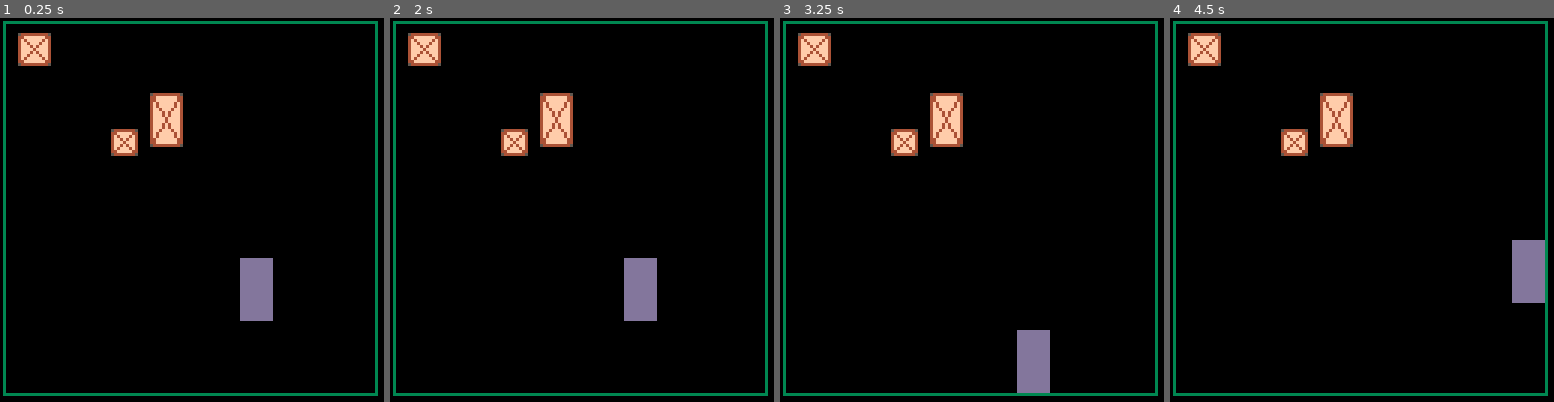
Above: before the commit, frames 1-4 (left to right).
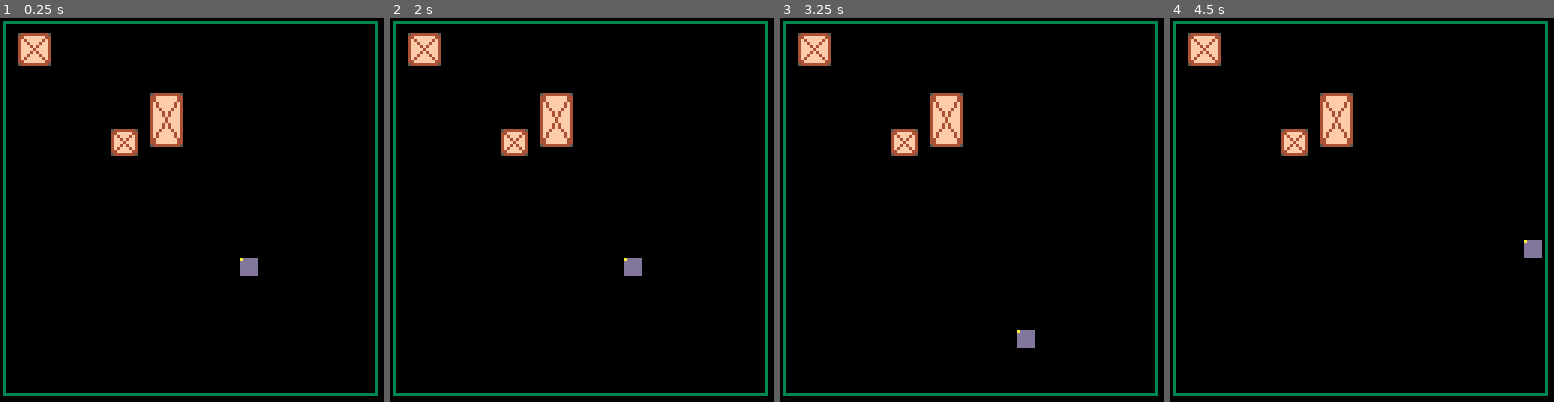
Above: after the commit, the same moments.

Repository: camerondugan/Pico8-Cartridges
Game: PICO-8 cartridge mygames/things.p8
The game is run twice, just before and just after one commit, with the same random seed, the same clock (stepped at 60 frames per second) and the same inputs.
Inputs:
- Up to frame 1 (0.25 s): no input
- Up to frame 2 (2 s): hold Left from 1.97 s (still down)
- Up to frame 3 (3.25 s): release Left at 2.37 s; hold Down 2.42-2.82 s; hold Right from 2.87 s (still down)
- Up to frame 4 (4.5 s): release Right at 3.53 s; hold Up 3.58-4.08 s; hold Right from 4.13 s (still down)

The runs differ from the first frame. In frame 1, 1.2% of the frame differs, in the area x 62-72%, y 62-79%; in frame 2, 1.2%; in frame 3, 1.2%; in frame 4, 1.2%.

Commit message:
music + attempted refactor

Diff:
--- a/mygames/things.p8
+++ b/mygames/things.p8
@@ -1,27 +1,38 @@
 pico-8 cartridge // http://www.pico-8.com
 version 32
 __lua__
---lift by cameron dugan
+--uplift by cameron dugan (^_^)
 
 function _init()
+	--dimensions
+	screen={}
+	screen.x=128
+	screen.y=128
+	topbar={}
+
 	--room state
 	boxes={{x=50,y=25,sx=10,sy=17,pushable=true},{x=6,y=5,sx=10,sy=10,pushable=true},{x=37,y=37,sx=8,sy=8,pushable=true}}
+
+	--music
+	music(0)
 
 	--player state
 	p={}
 	p.x=80
 	p.y=80
-	p.sx=10
-	p.sy=20
+	p.sx=5
+	p.sy=5
+	p.moved=false
 	speed=1 //don't change speed
 									//kinda broken
 	--timers
 	last_step=-1
 end
 
---draw
 function _draw()
 	cls()
+	--camera follow player
+	//camera(p.x-screen.x/2,p.y-screen.y/2)
 	--border
 	rect(1,1,125,125,3)
 	foreach(boxes,draw_box)
@@ -29,21 +40,8 @@
 	//foreach(boxes,push)
 	--draw player
 	rectfill(p.x,p.y,p.x+p.sx,p.y+p.sy,13)
+	draw_player(p.x,p.y)
 	--debug variables (print stuff)
-end
-
-function draw_box(b)
-	--body
-	rect(b.x,b.y,b.x+b.sx,b.y+b.sy,4)
-	rectfill(b.x+1,b.y+1,b.x+b.sx-1,b.y+b.sy-1,15)
-	--wood bars
-	line(b.x,b.y,b.x+b.sx,b.y+b.sy,4)
-	line(b.x+b.sx,b.y,b.x,b.y+b.sy,4)
-	--metal corners
-	pset(b.x,b.y,5)
-	pset(b.x+b.sx,b.y)
-	pset(b.x,b.y+b.sy)
-	pset(b.x+b.sx,b.y+b.sy)
 end
 
 --✽ speedy updating ✽
@@ -62,10 +60,11 @@
 	if (btn(1))	dx+=speed
 	if (btn(2)) dy-=speed
 	if (btn(3))	dy+=speed
+	--update moved variables
+	p.movedp=p.moved
+	p.moved=abs(dx)+abs(dy)>0
 	-- play sound if moving
-	if (abs(dx)+abs(dy)>0)	then
-		step_sound()
-	end
+	if (p.moved)	step_sound()
 end
 
 -- player 😐 movement
@@ -78,10 +77,17 @@
 
 -- play step sound
 function step_sound()
-	this_step=t()
-	if (this_step - last_step > 0.5) then
-		sfx(0)
-		last_step=t()
+	local this_step=t()
+	if (this_step-last_step > 0.22) then
+		--same as below
+		sfx(0,-1,0,2)
+		last_step=this_step
+	end
+	--if user just started moving
+	if (not p.movedp) then
+		--same as above
+		sfx(0,-1,0,2)
+		last_step=this_step
 	end
 end
 -->8
@@ -145,7 +151,7 @@
 
 -- misc game rules
 function push(b)
-	pushed=false
+	local pushed=false
 	if (not b.pushable) return false
 	--pushed right
 	for i = 0, b.sy, 1 do --right box pixel
@@ -203,12 +209,42 @@
 			if (should_move) pushed=true
 		end
 	end
-	if (pushed) sfx(1)
+	if (pushed) sfx(1,-1,1,4)
+end
+-->8
+--drawing stuff
+
+function draw_box(b)
+	--body
+	rect(b.x,b.y,b.x+b.sx,b.y+b.sy,4)
+	rectfill(b.x+1,b.y+1,b.x+b.sx-1,b.y+b.sy-1,15)
+	--wood bars
+	line(b.x,b.y,b.x+b.sx,b.y+b.sy,4)
+	line(b.x+b.sx,b.y,b.x,b.y+b.sy,4)
+	--metal corners
+	pset(b.x,b.y,5)
+	pset(b.x+b.sx,b.y)
+	pset(b.x,b.y+b.sy)
+	pset(b.x+b.sx,b.y+b.sy)
+end
+
+function draw_player(x,y)
+	if (dy<0) then
+	 d_player_up(x,y)
+	else d_player_idle(x,y) end
+end
+
+function d_player_up(x,y)
+
+end
+
+function d_player_idle(x,y)
+	pset(x,y,10)
 end
 __gfx__
-00000000000000000000000000000000000000000000000000000000000000000000000000000000000000000000000000000000000000000000000000000000
-00000000000000000000000000000000000000000000000000000000000000000000000000000000000000000000000000000000000000000000000000000000
-00700700000000000000000000000000000000000000000000000000000000000000000000000000000000000000000000000000000000000000000000000000
+00000000440000000000000000000000000000000000000000000000000000000000000000000000000000000000000000000000000000000000000000000000
+000000004f0000000000000000000000000000000000000000000000000000000000000000000000000000000000000000000000000000000000000000000000
+00700700ff0000000000000000000000000000000000000000000000000000000000000000000000000000000000000000000000000000000000000000000000
 00077000000000000000000000000000000000000000000000000000000000000000000000000000000000000000000000000000000000000000000000000000
 00077000000000000000000000000000000000000000000000000000000000000000000000000000000000000000000000000000000000000000000000000000
 00700700000000000000000000000000000000000000000000000000000000000000000000000000000000000000000000000000000000000000000000000000
@@ -342,8 +378,21 @@
 
 
 
-…(5 lines of a section not shown)…
+__map__
+0000000000000000000000000000000100000000000000000000000000000000000000000000000000000000000000000000000000000000000000000000000000000000000000000000000000000000000000000000000000000000000000000000000000000000000000000000000000000000000000000000000000000000
+…(16 lines of a section not shown)…
Not shown, changed: the thumbnail (__label__) section of mygames/things.p8
Not shown, changed: the music (__music__) section of mygames/things.p8
Not shown, changed: the sound effects (__sfx__) section of mygames/things.p8
